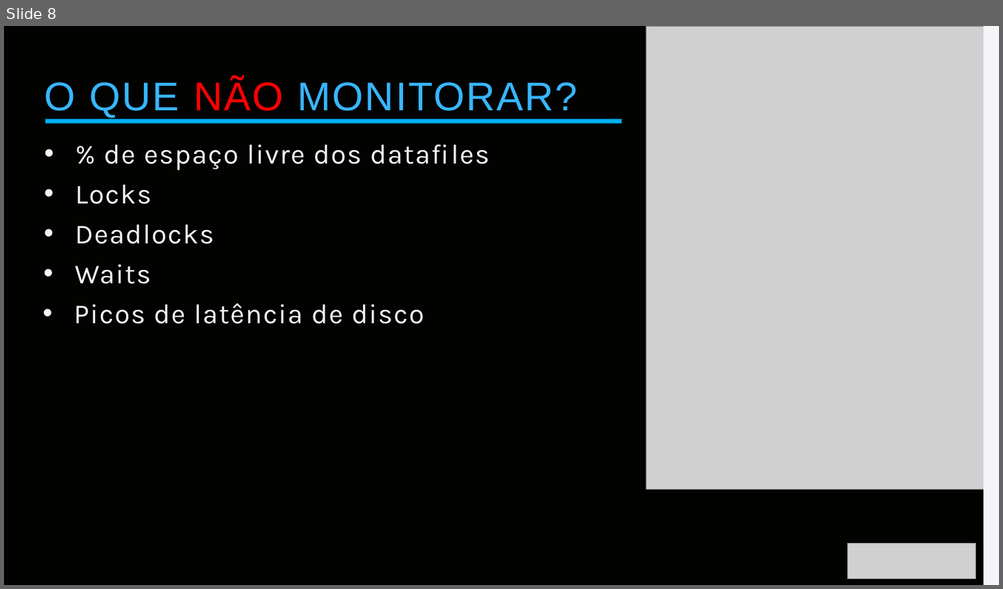
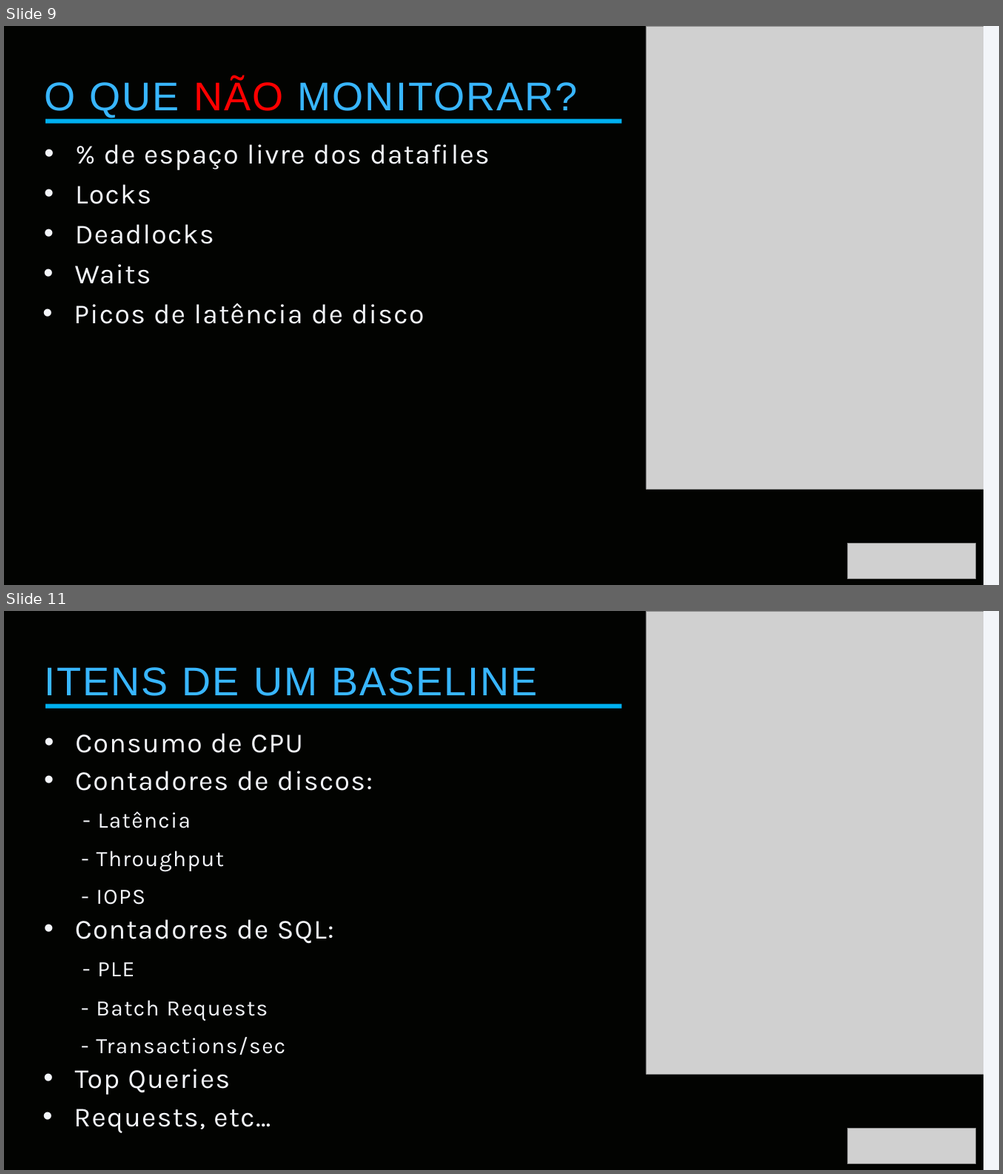
Before and after one commit to datatuning/meetup17_MonitoriaSQLServer, a slide deck: Meetup17_MonitoriaSQLServer.pptx. Shown one above the other, each under a label of ours: slide 8 before the commit, slides 9 and 11 after it; the slides between them are not shown. The pictures are 1003x589 and 1003x1174 pixels, drawn with LibreOffice and Linux fonts; fonts in the diff are those of the drawing; grey boxes stand for pictures. Boxes give left, top, right and bottom in pixels: in the first picture for what was removed or moved away, otherwise in the second. Text is boxed around its words. In the diff, an @@ line names an element or a change of style, - is before the commit and + after.

```diff
--- a/Meetup17_MonitoriaSQLServer.pptx
+++ b/Meetup17_MonitoriaSQLServer.pptx
@@ slide 11 added at [4,611,999,1170], background #020301 @@
@@ picture added at [646,611,983,1074] @@
@@ rectangle added at [983,611,999,1170], fill #F3F5F9 @@
@@ text added at [44,667,538,696], 58 pt, text #38B6FF @@
+ITENS DE UM BASELINE
@@ rectangle added at [45,703,621,708], fill #00B0F0 @@
@@ text added at [75,733,303,753], 40 pt, text #F3F5F9 @@
+• Consumo de CPU
@@ text added at [75,771,373,905], 32 pt, text #F3F5F9 @@
+• Contadores de discos:
+  - Latência
+  - Throughput
+  - IOPS
@@ text added at [75,920,334,1055], 32 pt, text #F3F5F9 @@
+• Contadores de SQL:
+  - PLE
+  - Batch Requests
+  - Transactions/sec
@@ text added at [75,1069,230,1095], 40 pt, text #F3F5F9 @@
+• Top Queries
@@ text added at [74,1109,270,1133], 40 pt, text #F3F5F9 @@
+• Requests, etc…
@@ picture added at [847,1129,975,1164] @@
@@ what was slide 8 is now slide 9 @@
```
Also in this commit, not shown: 1 slide changed, 4 other slides added, 4 slides removed.
